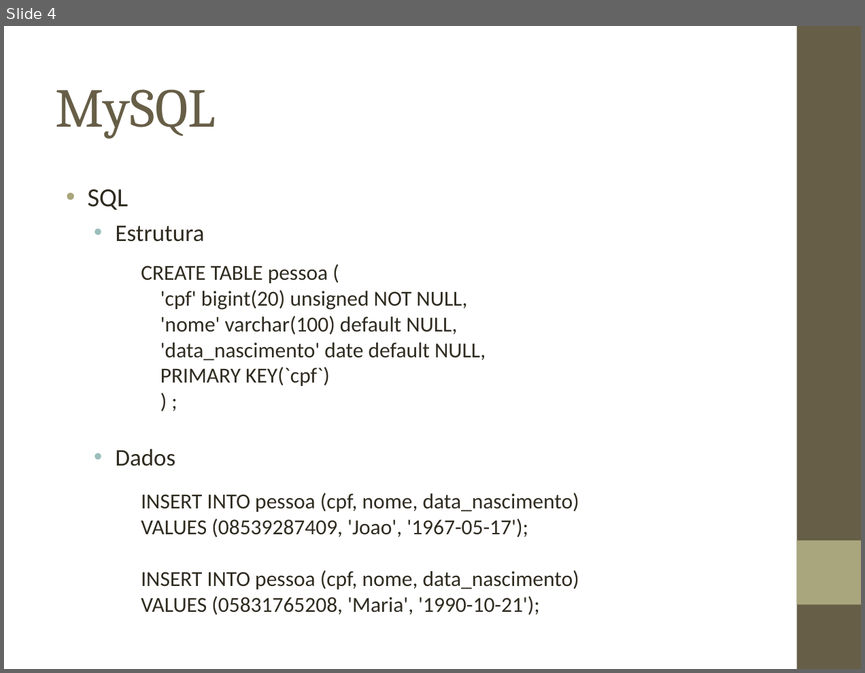
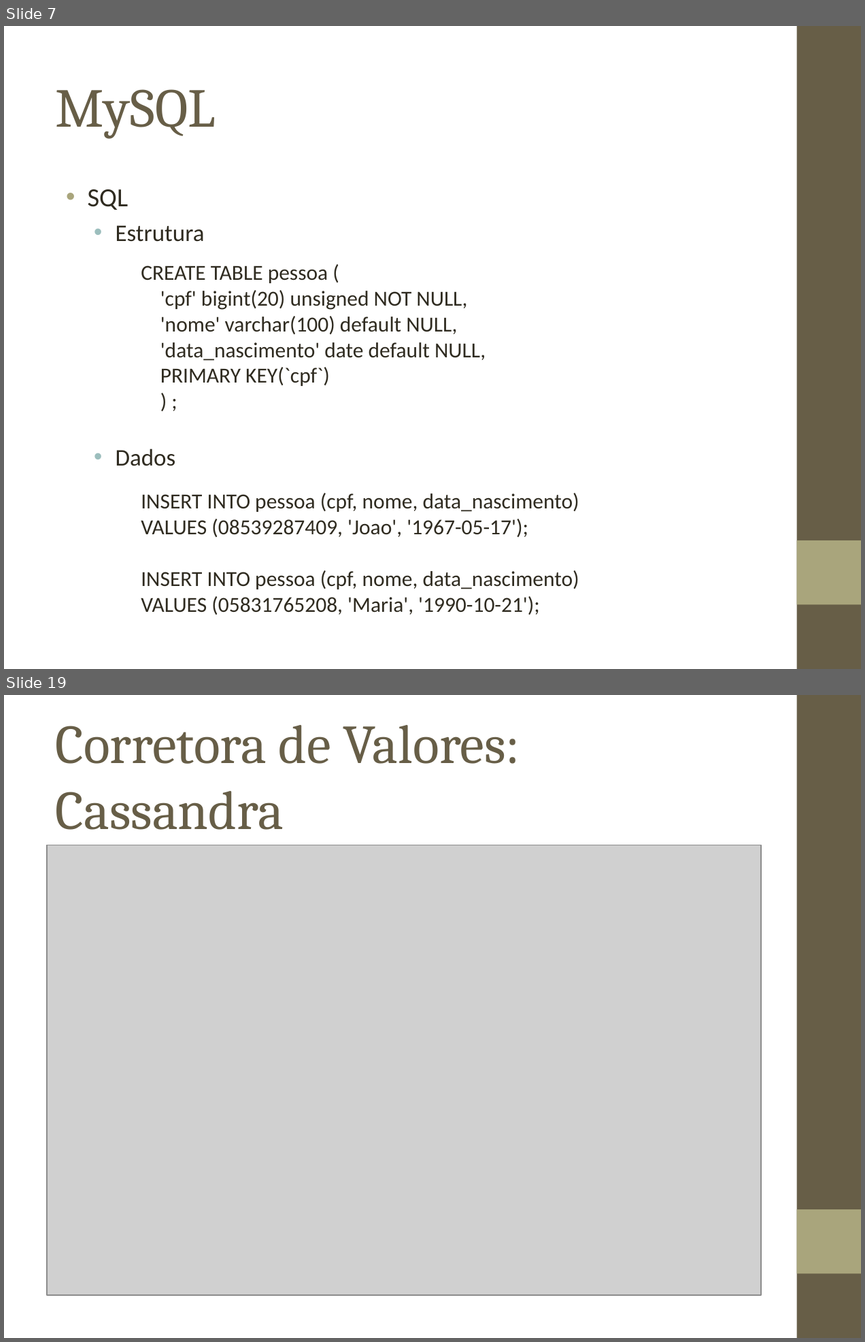
Before and after one commit to biacpaixao/Projeto_Final, a slide deck: apresentacao_projeto_final.ppt. Shown one above the other, each under a label of ours: slide 4 before the commit, slides 7 and 19 after it; the slides between them are not shown. The pictures are 865x673 and 865x1342 pixels, drawn with LibreOffice and Linux fonts; fonts in the diff are those of the drawing; grey boxes stand for pictures; background and template pictures are left out. Boxes give left, top, right and bottom in pixels: in the first picture for what was removed or moved away, otherwise in the second. Text is boxed around its words. In the diff, an @@ line names an element or a change of style, - is before the commit and + after.

```diff
--- a/apresentacao_projeto_final.ppt
+++ b/apresentacao_projeto_final.ppt
@@ slide 19 added at (x1=4, y1=695, x2=861, y2=1338), background picture (left out); not listed: 2 template elements that a slide beside it also shows @@
@@ title added at (x1=56, y1=725, x2=520, y2=830), 46 pt, text #675E47 @@
+Corretora de Valores: Cassandra
@@ picture added at (x1=47, y1=845, x2=761, y2=1295) @@
@@ what was slide 4 is now slide 7 @@
```
Also in this commit, not shown: 17 other slides added.
